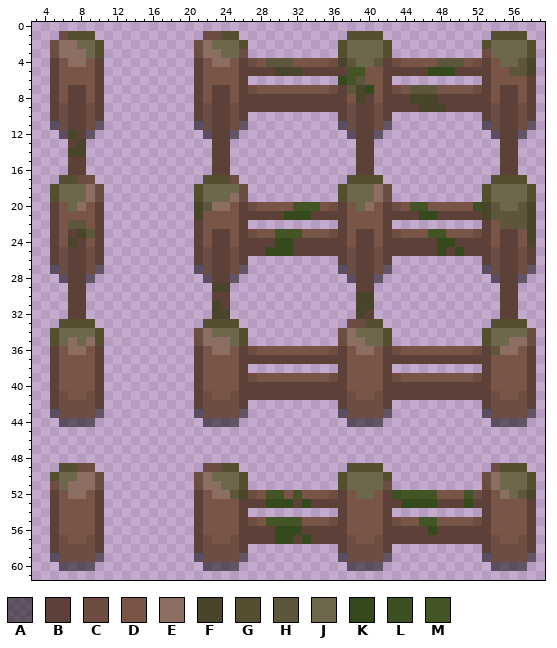
Pixel-art file -- Assets/Arts/TileMap_TileRule/Fence/Fences.aseprite. Above is the file before it was changed.
80x80 pixels, 1 frame. Colours within 5 levels of each other are drawn and written as one. Shown: x 3..59, y 0..61.
Palette (. is transparent): A #00000080  B #5d4037  C #6d4c41  D #795548  E #8d6e63  F #49452a  G #554e31  H #5d563a  J #6d674b  K #354a1c  L #3d5021  M #435425
And afterwards:
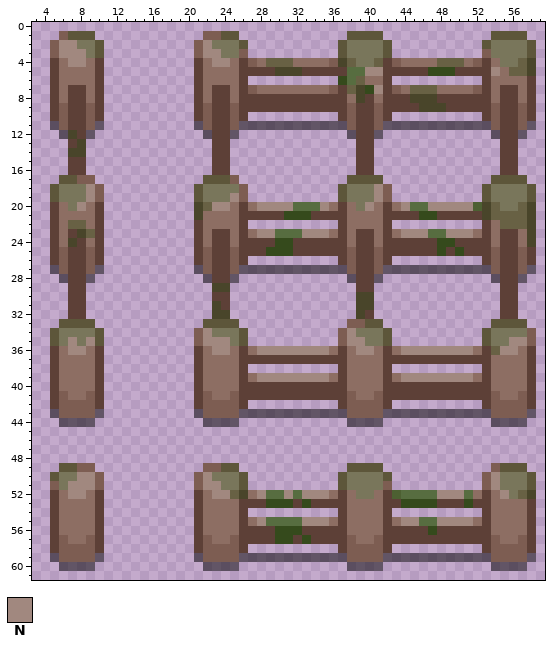
Colours new in this view: N #a1887f
What changed:
Colour C changes from #6d4c41 to #7d5d52.
Colour G changes from #554e31 to #5d563a.
Colour H changes from #5d563a to #686144.
Colour J changes from #6d674b to #79765b.
Colour L changes from #3d5021 to #4d6032.
Colour M changes from #435425 to #576d40.
Layers "Shadow", "Layer 1":
Colour A is added in row 11 at x 27 to 36 and 43 to 52; in row 27 at x 27 to 36 and 43 to 52; in row 43 at x 27 to 36 and 43 to 52; in row 59 at x 27 to 36 and 43 to 52.
Colour E replaces colour C in row 20 at x 27, 36 and 43; in row 23 at x 27, 36, 43 and 52; in row 36 at x 27, 36, 43 and 52; in row 39 at x 27, 36, 43 and 52; in row 52 at x 27, 36 and 52; in row 55 at x 27, 36, 43 and 52.
Colour E replaces colour D in row 4 at x 6, 9, 22, 25, 28, 32 to 35, 44 to 47, 51 and 54; in row 5 at x 6 to 9, 22 to 25 and 55; in row 6 at x 6 to 9, 22 to 25, 40 to 41 and 54 to 57; in row 7 at x 6, 9, 22, 25, 28 to 35, 44, 48 to 51, 54 and 57; in row 8 at x 6, 9, 22, 25, 38, 41, 54 and 57; in row 20 at x 6, 9, 25, 38 and 41.
Colour E replaces colour D in row 21 at x 6 to 9, 22 to 25 and 38 to 41; in row 22 at x 6, 9, 22 to 25, 38 to 41 and 54; in row 23 at x 6, 22, 25, 38, 41, 54 and 57; in row 24 at x 6, 9, 22, 25, 38, 41, 54 and 57; in row 36 at x 6, 9, 22, 25, 38, 41 and 57; in rows 37 to 40 at x 6 to 9, 22 to 25, 38 to 41 and 54 to 57.
Colour E replaces colour D in row 41 at x 7 to 8, 23 to 24, 39 to 40 and 55 to 56; in row 52 at x 6, 9, 22, 38, 41 and 54; in rows 53 to 56 at x 6 to 9, 22 to 25, 38 to 41 and 54 to 57; in row 57 at x 7 to 8, 23 to 24, 39 to 40 and 55 to 56.
Colour N replaces colour D in row 5 at x 40 to 41 and 54; in row 7 at x 41; in row 20 at x 28 to 31, 35, 44 and 47 to 51; in row 23 at x 28 to 29, 33 to 35, 44 to 46 and 49 to 51; in row 36 at x 28 to 35 and 44 to 51; in row 39 at x 28 to 35 and 44 to 51.
Colour N replaces colour D in row 52 at x 28, 31, 33 to 35 and 48 to 50; in row 55 at x 28, 33 to 35, 44 to 45 and 48 to 51.
Colour N replaces colour E in row 2 at x 6 to 7 and 22; in row 3 at x 6 to 8 and 22 to 23; in row 4 at x 7 to 8 and 23 to 24; in row 18 at x 9 and 41; in row 19 at x 9, 25 and 41; in row 20 at x 8, 23 to 24 and 40.
Colour N replaces colour E in row 34 at x 22 and 38; in row 35 at x 7, 9, 22 to 24, 38 to 39 and 56 to 57; in row 36 at x 7 to 8, 23 to 24, 39 to 40 and 55 to 56; in row 50 at x 8 to 9, 22 and 54; in row 51 at x 7 to 9, 22 to 23 and 54; in row 52 at x 7 to 8, 23 to 24 and 55.
